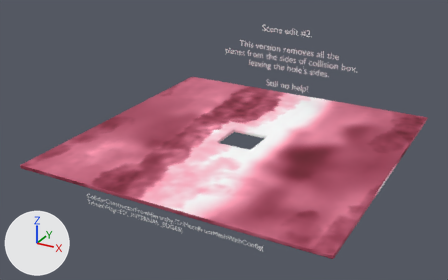
Before and after pictures for a commit that changed the Blender file art/level.blend.
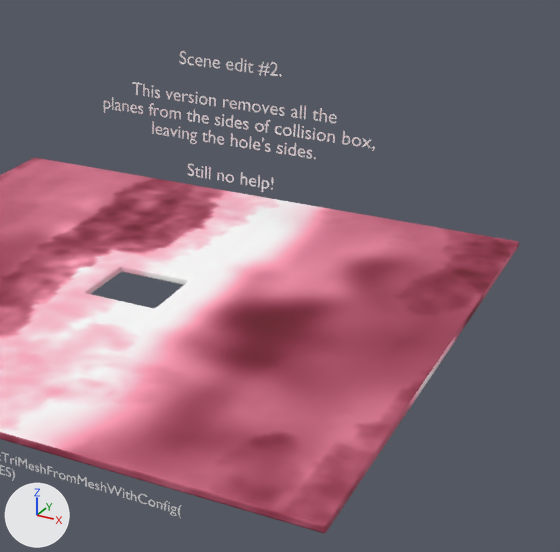
The first picture shows the older version from a camera (50 mm lens) standing at (25.6, -50.2, 25.0) and looking at (-0.8, -2.1, 0.9). The close-ups show the older and then the newer version on the part from 39% to 100% of the width and 0% to 96% of the height of that picture. Only the edits that show in the close-ups are written down. The lights are fixed; the arrows at lower left show +X, +Y and +Z.

The older version as bpy lines, for what is in view:
```python
me_floor_mesh_007 = bpy.data.meshes.new('Floor Mesh.007')
me_floor_mesh_007.from_pydata(...)  # 352 vertices, 368 faces; spans x -14.9..14.9, y -14.9..14.8, z -0.4..0.0
me_floor_mesh_007.materials.append(mat_material)  # picture img_diffuse_webp
txt_text_005 = bpy.data.curves.new('Text.005', 'FONT')
txt_text_005.body = "Scene edit #2.  \n\nThis version removes all the \nplanes from the sides of collision box,\nleaving the hole's sides.\n\nStill no help!\n\n"
txt_text_005.materials.append(mat_text_001)  # white #e7e7e7
txt_text_005.align_x = 'CENTER'
ob_floor_006 = bpy.data.objects.new('Floor.006', me_floor_mesh_007)
ob_floor_006.location = (0.0, 0.0, 0.39)
ob_text_007 = bpy.data.objects.new('Text.007', txt_text_005)
ob_text_007.location = (0.705, 9.304, 8.927)
ob_text_007.rotation_euler = (1.571, 0.0, 0.0)  # degrees (90, 0, 0)
```
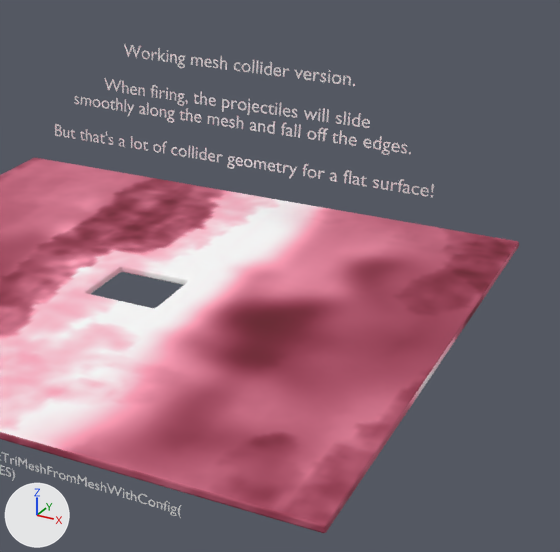
Edits to the bpy script that builds the scene:
```text
Change txt_text_005:
    txt_text_005.body: "Scene edit #2.  \n\nThis version removes all the \nplanes from the sides of collision box,\nleaving the hole's sides.\n\nStill no help!\n\n" -> "Working mesh collider version.\n\nWhen firing, the projectiles will slide \nsmoothly along the mesh and fall off the edges.\n\nBut that's a lot of collider geometry for a flat surface!"
```

Pixel boxes [x1, y1, x2, y2] of what changed, in the close-ups (560 x 552 px):
'Text.007', text changed: before [104, 51, 375, 192]; after [55, 44, 434, 197]
